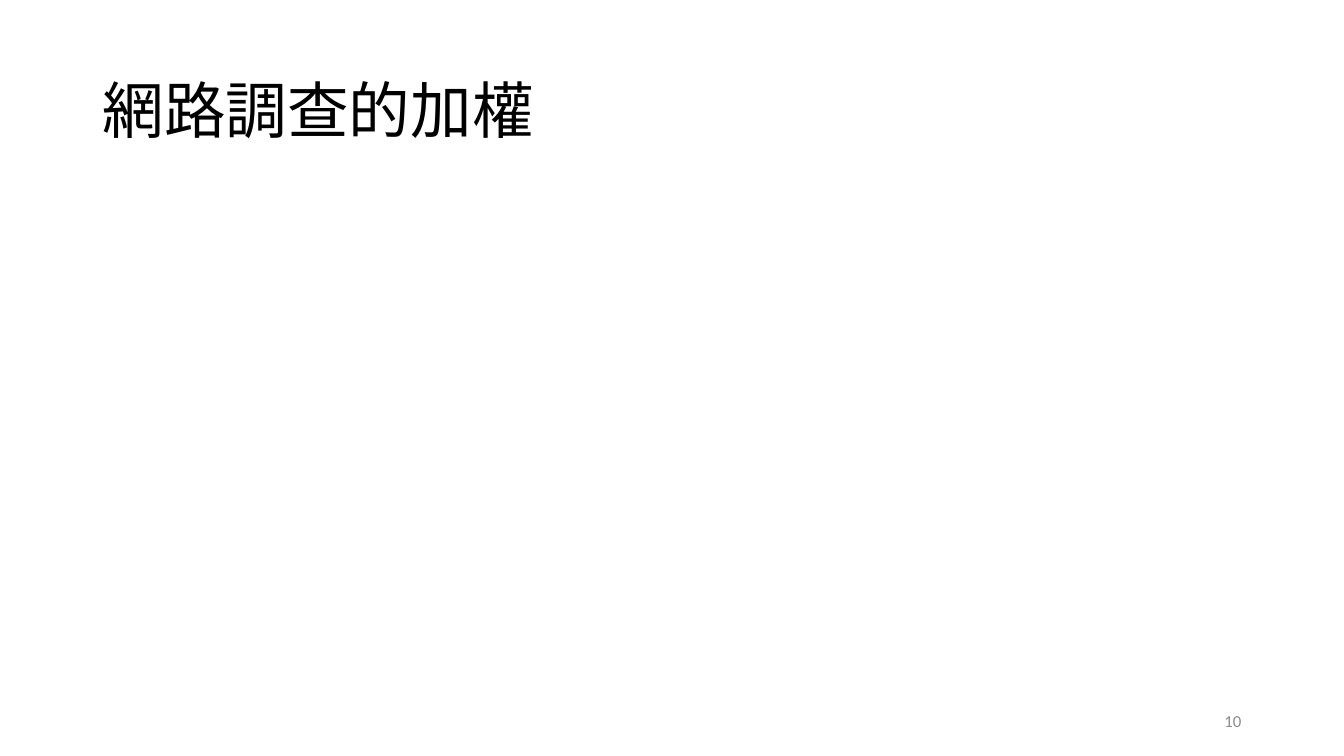
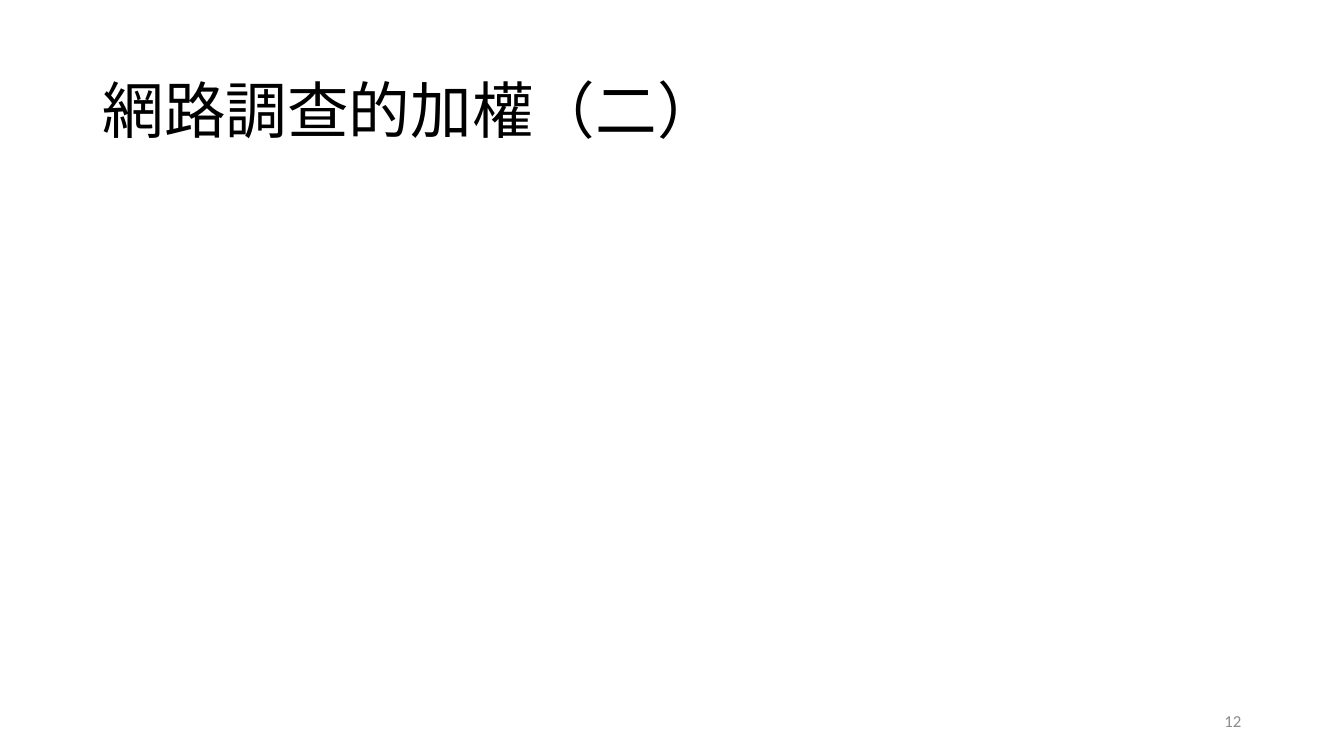
Before and after one commit to TsaiChiahung/PublicOpinion2026, a slide deck: slide 12 of 投影片/民意與調查Week4.pptx (slide 10 before the commit). Drawn at 1344x756 pixels with LibreOffice and Linux fonts; fonts in the diff are those of the drawing; grey boxes stand for pictures. Boxes give left, top, right and bottom in pixels: in the first picture for what was removed or moved away, otherwise in the second. Text is boxed around its words. In the diff, an @@ line names an element or a change of style, - is before the commit and + after.

```diff
--- a/投影片/民意與調查Week4.pptx
+++ b/投影片/民意與調查Week4.pptx
@@ title at <box>102,80,718,139</box>: text changed @@
-網路調查的加權
+網路調查的加權（二）
@@ page number at <box>1224,716,1241,727</box>: text changed @@
-10
+12
```
Also in this commit, not shown: 2 other slides changed, 4 slides added, 1 other file.
